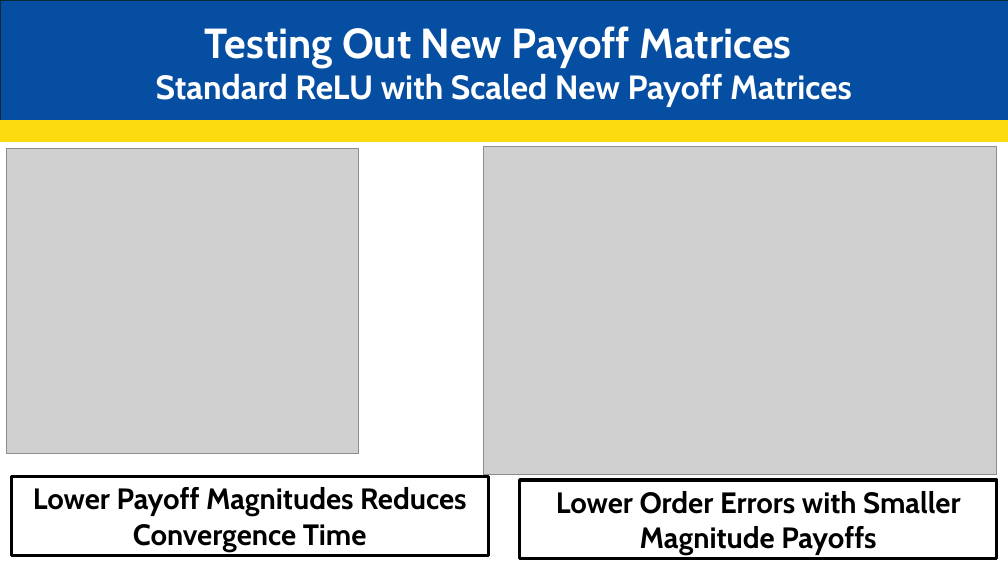
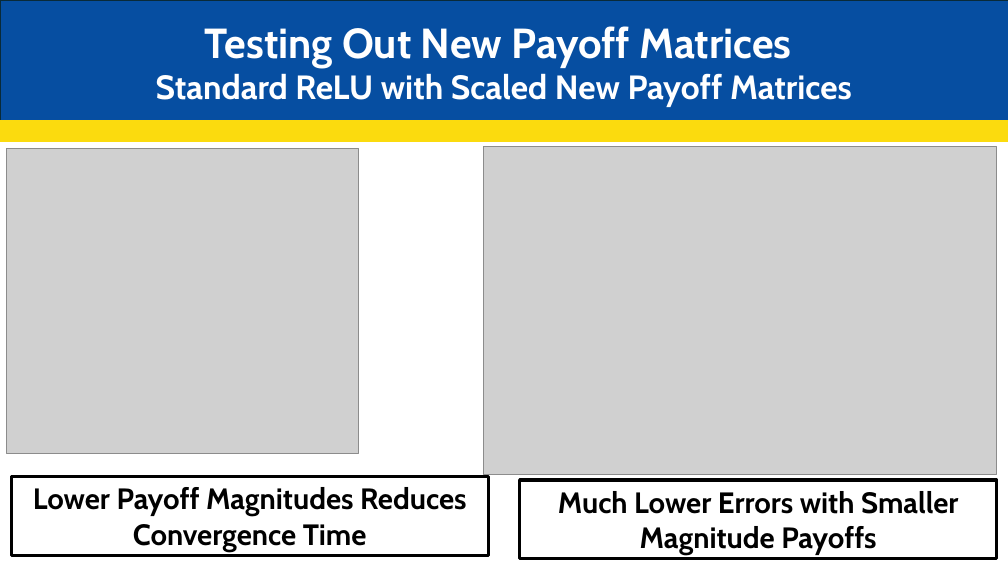
Before and after one commit to JakeCisc210/Candidacy, a slide deck: slide 12 of Reading Course/Presentations/Game Theory Thirteen.pptx. Drawn at 1008x567 pixels with LibreOffice and Linux fonts; fonts in the diff are those of the drawing; grey boxes stand for pictures. Boxes give left, top, right and bottom in pixels: in the first picture for what was removed or moved away, otherwise in the second. Text is boxed around its words. In the diff, an @@ line names an element or a change of style, - is before the commit and + after.

```diff
--- a/Reading Course/Presentations/Game Theory Thirteen.pptx
+++ b/Reading Course/Presentations/Game Theory Thirteen.pptx
@@ text in rectangle at <box>558,491,958,555</box>: text changed @@
-Lower Order Errors with Smaller Magnitude Payoffs
+Much Lower Errors with Smaller Magnitude Payoffs
```
Also in this commit, not shown: 1 other slide changed, 2 slides added.
